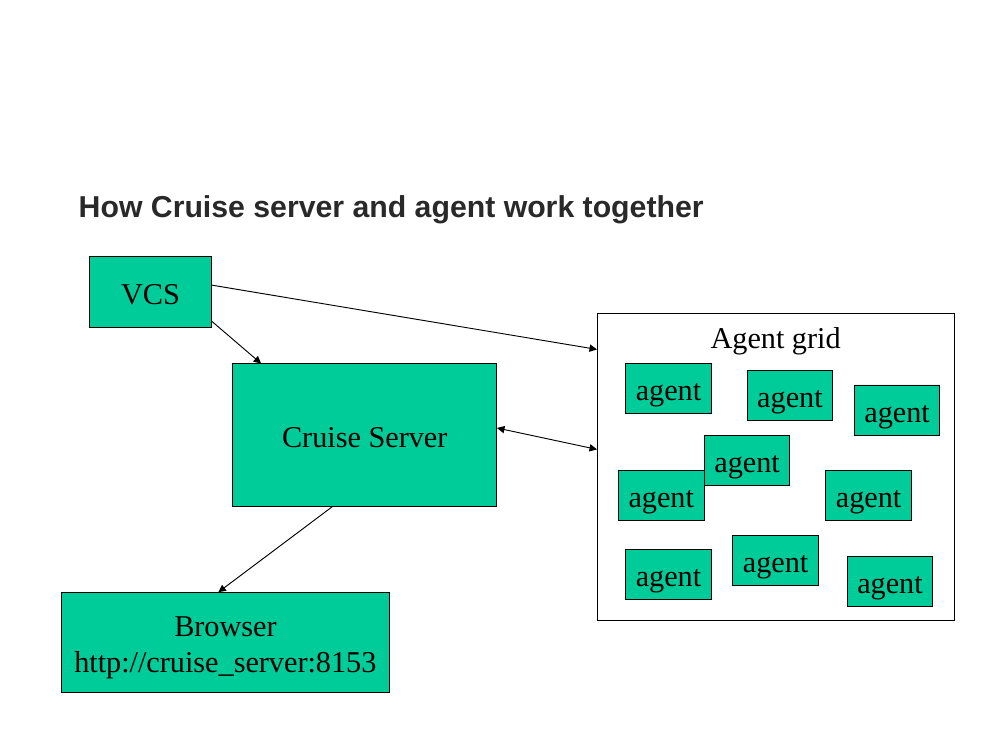
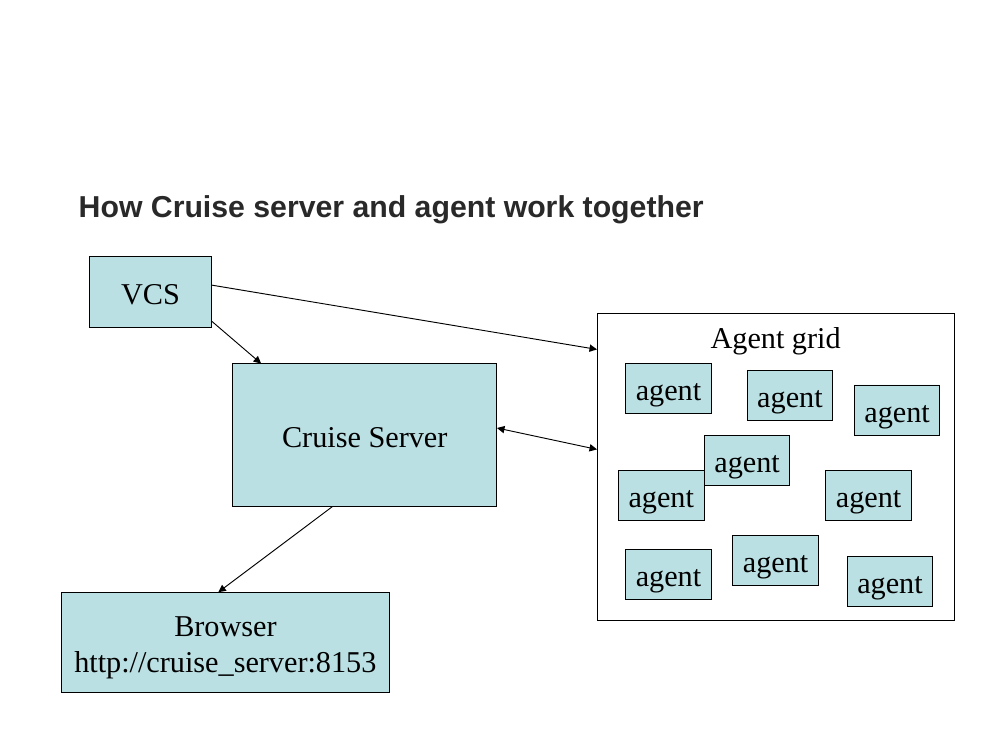
Before and after one commit to whimet/cruisetraining, a slide deck: slide 23 of Preparation_For_CI_And_Cruise_Installation.ppt (slide 21 before the commit). Drawn at 1008x756 pixels with LibreOffice and Linux fonts; fonts in the diff are those of the drawing; background and template pictures are left out. Boxes give left, top, right and bottom in pixels: in the first picture for what was removed or moved away, otherwise in the second. Text is boxed around its words. In the diff, an @@ line names an element or a change of style, - is before the commit and + after.

Commit message:
added customize cruise

```diff
--- a/Preparation_For_CI_And_Cruise_Installation.ppt
+++ b/Preparation_For_CI_And_Cruise_Installation.ppt
@@ fill #00CC99 to #BBE0E3 in 12 elements at [90, 257, 211, 328], [232, 364, 496, 506], [854, 385, 939, 435], [704, 435, 789, 485], [626, 550, 711, 600], [619, 471, 704, 521], [747, 371, 832, 421], [626, 364, 711, 414], [826, 471, 911, 521], [733, 535, 818, 585], [847, 557, 933, 607], [61, 592, 389, 692] @@
```
Also in this commit, not shown: 3 other slides changed, 2 slides added, 1 other file.
